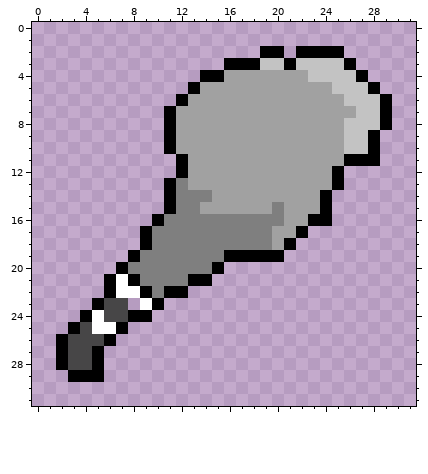
One commit to this pixel-art sprite: client/images/warrior.png. The first picture shows the starting point.
Rulers count pixels.
After:
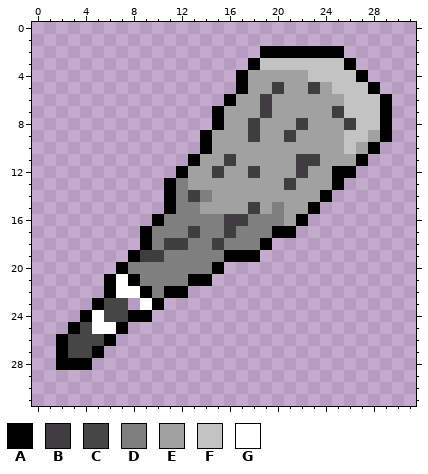
Palette (. is transparent): A #000000  B #403d40  C #474647  D #7f7f7f  E #a1a1a1  F #c3c3c3  G #ffffff
What changed:
file 1216x1216 -> 32x32 pixels (blocks of 38x38 -> 1x1; one block is one cell here)
y 2: x 21 . -> A
y 3: x 16..17 AA -> ..; x 21 A -> F
y 4: x 14..17 AAEE -> ...A
y 5: x 13..17 AEEEE -> ....A; x 20 E -> B; x 23 E -> B
y 6: x 12..16 AEEEE -> ....A; x 19 E -> B
y 7: x 11..15 AEEEE -> ....A; x 19 E -> B; x 25..26 EE -> BF
y 8: x 11..15 AEEEE -> ....A; x 18 E -> B; x 22 E -> B; x 26 F -> B
y 9: x 11..14 AEEE -> ...A; x 18 E -> B; x 21 E -> B; x 28..29 A. -> EA
y 10: x 11..14 AEEE -> ...A; x 27 F -> E
y 11: x 12..13 AE -> .A; x 16 E -> B; x 22..23 EE -> BB; x 26 A -> E; x 28 A -> .
y 12: x 15 E -> B; x 18 E -> B; x 22 E -> B; x 26 . -> A
y 13: x 21 E -> B
y 14: x 13 D -> B
y 15: x 18 E -> B; x 23..24 EA -> A.
y 16: x 16..17 DD -> BB; x 22..24 EAA -> A..
y 17: x 13 D -> B; x 16 D -> B; x 20..22 EEA -> AA.
y 18: x 11..12 DD -> BB; x 15 D -> B; x 19..21 DEA -> A..
y 19: x 9..10 DD -> BB; x 19..20 AA -> ..
y 28: x 3..5 CCA -> AA.
y 29: x 3..5 AAA -> ...
Boxes around the changes in both pictures, in picture pixels (x1, y1, x2, y2):
changed: (140, 46, 392, 262)
changed: (68, 358, 104, 382)
